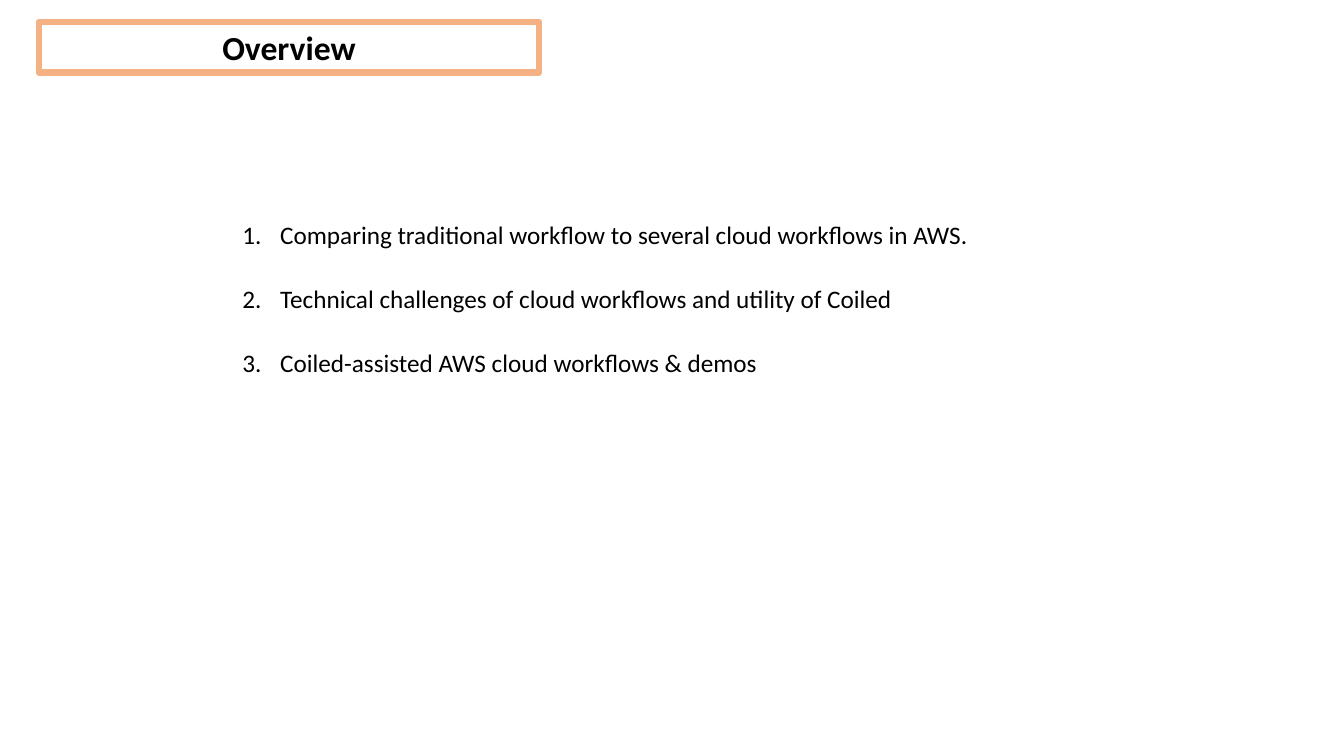
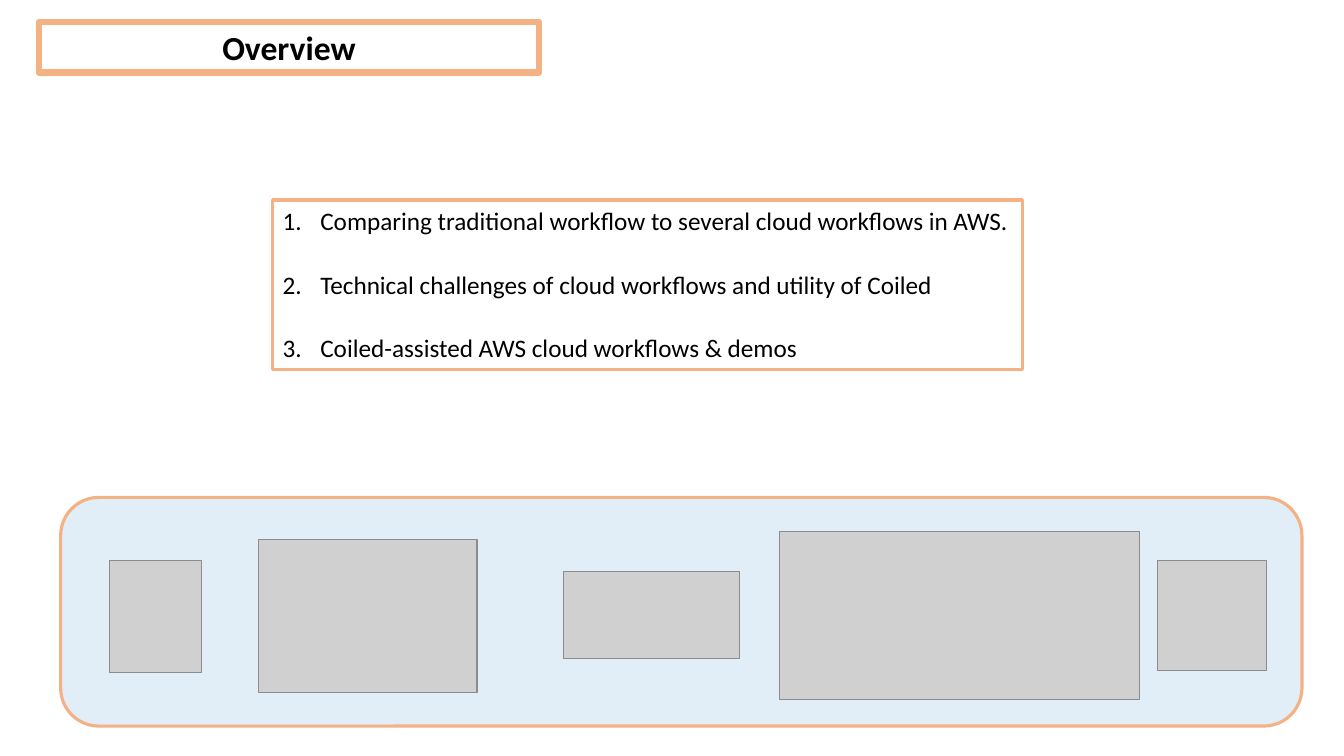
Before and after one commit to DeanHenze/cloud_earthdata, a slide deck: slide 2 of coiled/Coiled_presentation.pptx. Drawn at 1344x756 pixels with LibreOffice and Linux fonts; fonts in the diff are those of the drawing; grey boxes stand for pictures. Boxes give left, top, right and bottom in pixels: in the first picture for what was removed or moved away, otherwise in the second. Text is boxed around its words. In the diff, an @@ line names an element or a change of style, - is before the commit and + after.

```diff
--- a/coiled/Coiled_presentation.pptx
+++ b/coiled/Coiled_presentation.pptx
@@ rectangle "Comparing traditional workflow to several ...": place and size @@
-rectangle "Comparing traditional workflow to several ..." at bbox=[280, 226, 967, 373]
+rectangle "Comparing traditional workflow to several ..." at bbox=[272, 200, 1022, 369]
@@ rectangle "Comparing traditional workflow to several ..." at bbox=[272, 200, 1022, 369]: outline none to #F4B183 2.25 pt @@
@@ group added at bbox=[60, 498, 1302, 727]: 5 pictures, 1 rounded rectangle @@
```
Also in this commit, not shown: 20 other slides changed, 7 slides added, 9 slides removed, 3 other files.
